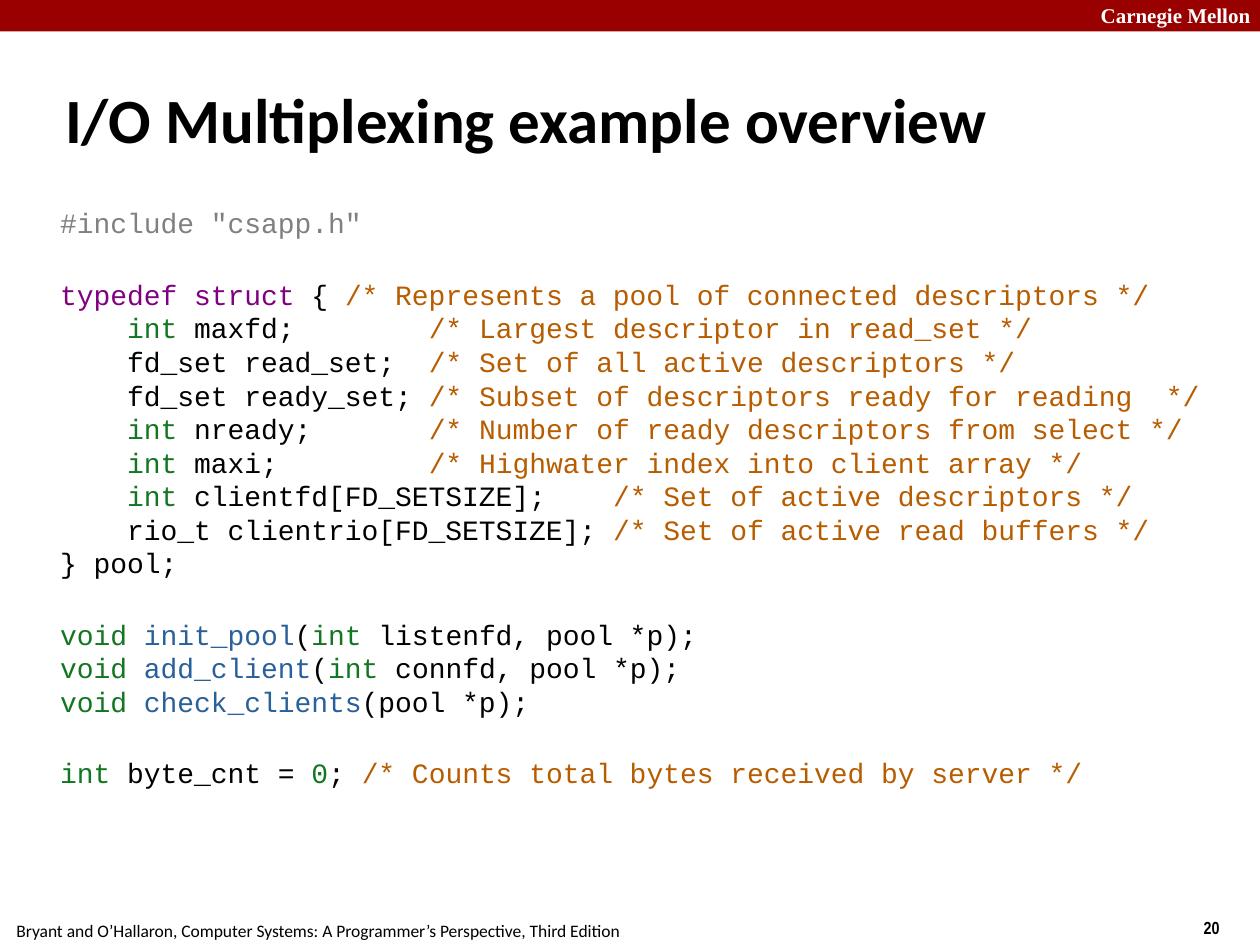
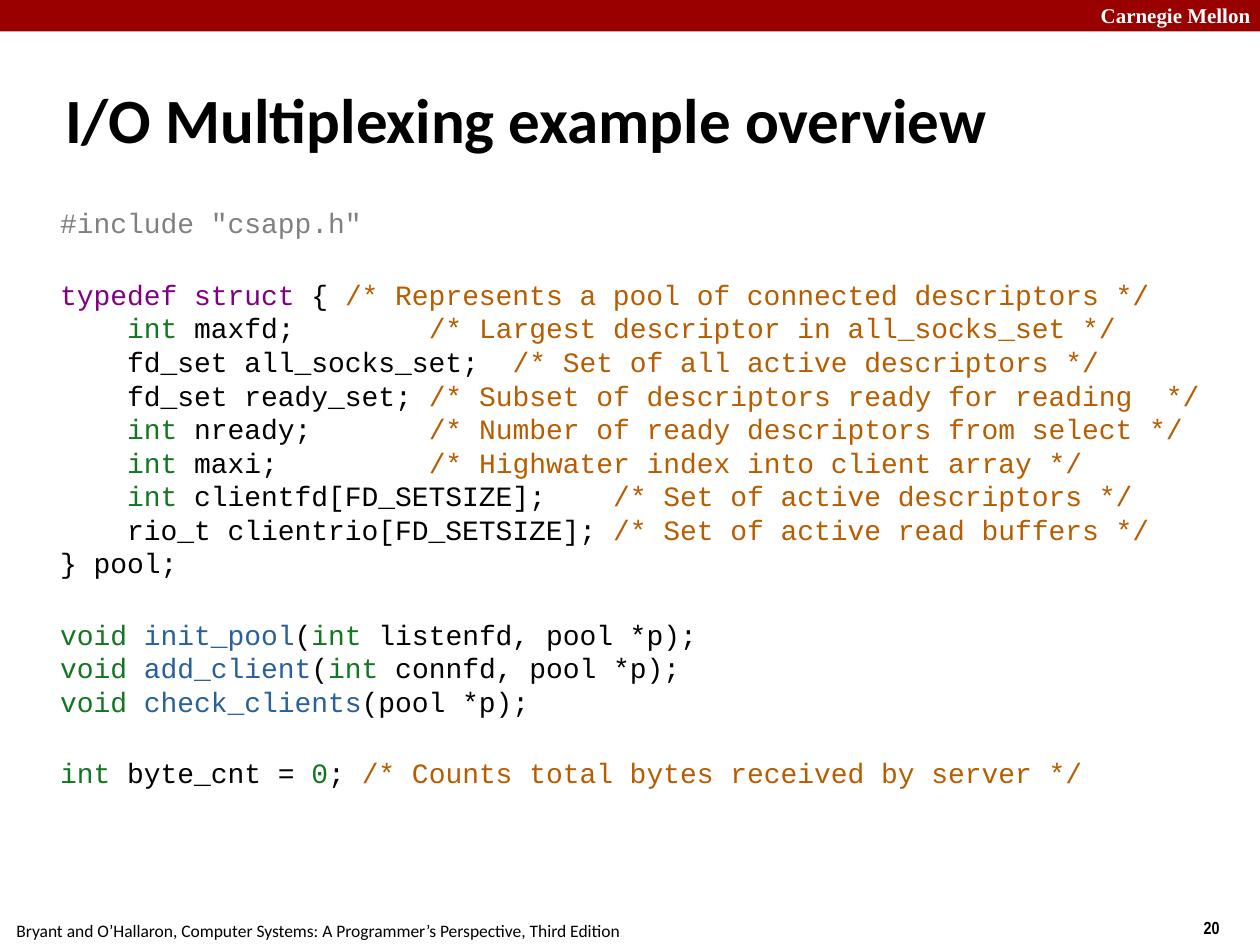
Before and after one commit to diku-compSys/compSys-e2021-pub, a slide deck: slide 20 of lectures/211122_performance/performance.odp. Drawn at 1260x945 pixels with LibreOffice and Linux fonts; fonts in the diff are those of the drawing. Boxes give left, top, right and bottom in pixels: in the first picture for what was removed or moved away, otherwise in the second. Text is boxed around its words. In the diff, an @@ line names an element or a change of style, - is before the commit and + after.

```diff
--- a/lectures/211122_performance/performance.odp
+++ b/lectures/211122_performance/performance.odp
@@ text at <box>127,319,1066,378</box>: text changed @@
-int maxfd; /* Largest descriptor in read_set */
-fd_set read_set; /* Set of all active descriptors */
+int maxfd; /* Largest descriptor in all_socks_set */
+fd_set all_socks_set; /* Set of all active descriptors */
```
Also in this commit, not shown: 15 other slides changed, 5 slides added, 1 other file.
